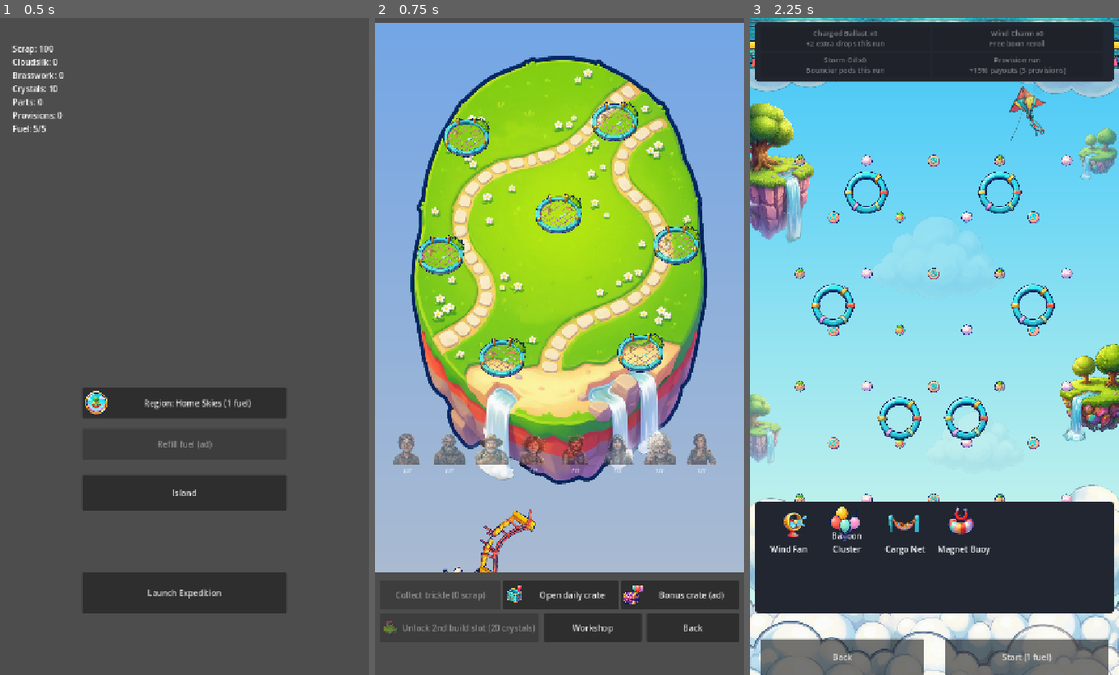
Above: before the commit, frames 1-3 (left to right).
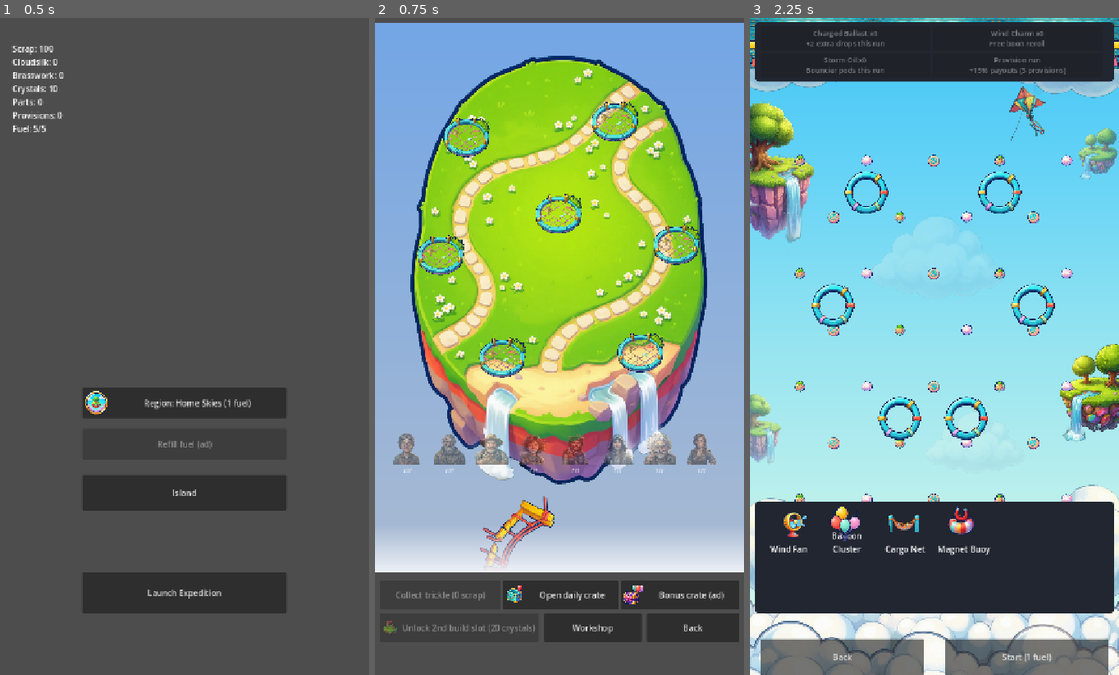
Above: after the commit, the same moments.

Repository: Graydyn/windfall-isle
Game: Godot game, scene res://game/main.tscn
Same seed, same stepped clock (60 frames per second), same inputs: the game is played once before the commit and once after it.
Inputs:
- Up to frame 1 (0.5 s): no input
- Up to frame 2 (0.75 s): click "Island" at 0.5 s
- Up to frame 3 (2.25 s): click "Back" at 1.25 s; click "Launch Expedition" at 2 s

Frame 1 is identical in both runs. In frame 2, 5.3% of the frame differs, in the area x 0-100%, y 72-85%; in frame 3, nothing differs.

Commit message:
fix: the fold no longer decapitates the lantern bridge
The fragment peeking above the HUD read as unidentifiable debris. The
islets and their plots move 70 px further below the fold, the lantern
bridge anchors into the island's painted tip, and a cloud-mist gradient
(MapMist, mouse-ignoring) fades the scroll viewport's bottom edge so the
bridge visibly descends into clouds, inviting the scroll instead of
looking cut off by the menu.

Co-Authored-By: Claude Fable 5 <noreply@anthropic.com>

Diff:
--- a/game/base/island_backdrop.gd
+++ b/game/base/island_backdrop.gd
@@ -66,12 +66,12 @@
 			PackedColorArray([Color(0.45, 0.58, 0.38)]))
 	# Islet rocks.
 	if _rock != null:
-		draw_texture_rect(_rock, Rect2(70, 1040, 240, 340), false)
-		draw_texture_rect(_rock, Rect2(410, 1380, 260, 360), false)
+		draw_texture_rect(_rock, Rect2(70, 1110, 240, 340), false)
+		draw_texture_rect(_rock, Rect2(410, 1450, 260, 360), false)
 	else:
-		draw_polygon(_island_points(Vector2(190, 1210), 120.0, 170.0),
+		draw_polygon(_island_points(Vector2(190, 1280), 120.0, 170.0),
 			PackedColorArray([Color(0.5, 0.52, 0.45)]))
-		draw_polygon(_island_points(Vector2(540, 1560), 130.0, 180.0),
+		draw_polygon(_island_points(Vector2(540, 1630), 130.0, 180.0),
 			PackedColorArray([Color(0.48, 0.46, 0.44)]))
 	# The cloud sea closes the bottom of the map.
 	draw_rect(Rect2(0, size.y - 160, size.x, 160), Color(0.92, 0.93, 0.96, 0.9))
--- a/game/base/island_screen.tscn
+++ b/game/base/island_screen.tscn
@@ -27,6 +27,15 @@
 content_margin_right = 84.0
 content_margin_bottom = 84.0
 
+[sub_resource type="Gradient" id="Gradient_mist"]
+offsets = PackedFloat32Array(0, 1)
+colors = PackedColorArray(0.93, 0.94, 0.97, 0, 0.93, 0.94, 0.97, 1)
+
+[sub_resource type="GradientTexture2D" id="GradientTexture2D_mist"]
+gradient = SubResource("Gradient_mist")
+fill_from = Vector2(0, 0)
+fill_to = Vector2(0, 1)
+
 [node name="IslandScreen" type="Control"]
 anchors_preset = 15
 anchor_right = 1.0
@@ -62,6 +71,14 @@
 offset_right = 720.0
 offset_bottom = 2000.0
 mouse_filter = 2
+
+[node name="MapMist" type="TextureRect" parent="."]
+offset_top = 988.0
+offset_right = 720.0
+offset_bottom = 1080.0
+mouse_filter = 2
+texture = SubResource("GradientTexture2D_mist")
+expand_mode = 1
 
 [node name="RefreshTimer" type="Timer" parent="."]
 wait_time = 1.0
--- a/game/data/island_layout.json
+++ b/game/data/island_layout.json
@@ -35,43 +35,43 @@
 		],
 		"islet_lantern_0": [
 			300,
-			1270
+			1340
 		],
 		"islet_foundry_0": [
 			520,
-			1650
+			1720
 		]
 	},
 	"islets": {
 		"lantern_shoal": {
 			"pos": [
 				170,
-				1140
+				1210
 			],
 			"bridge": [
 				[
-					300,
-					920
+					330,
+					870
 				],
 				[
 					185,
-					1105
+					1180
 				]
 			]
 		},
 		"foundry_rock": {
 			"pos": [
 				540,
-				1480
+				1550
 			],
 			"bridge": [
 				[
 					240,
-					1240
+					1310
 				],
 				[
 					505,
-					1440
+					1510
 				]
 			]
 		}
--- a/tests/test_island_screen.gd
+++ b/tests/test_island_screen.gd
@@ -709,3 +709,9 @@
 	var upgrade: Button = screen.get_node("PlotSheet/VBox/SheetActions").get_child(0)
 	assert_true(upgrade.has_theme_stylebox_override("normal"), "ui/button.png wired on sheet buttons")
 	assert_true(screen.get_node("PlotSheet/VBox/SheetClose").has_theme_stylebox_override("normal"))
+
+
+func test_map_mist_softens_the_fold_without_eating_taps() -> void:
+	var mist: TextureRect = screen.get_node("MapMist")
+	assert_not_null(mist.texture, "the cloud fade marks that the map continues below")
+	assert_eq(mist.mouse_filter, Control.MOUSE_FILTER_IGNORE, "the mist never blocks map taps or scrolling")
Not shown: 1 places in game/base/island_screen.tscn that only renumber resources
